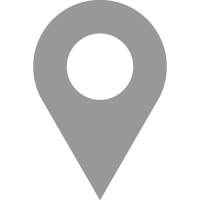
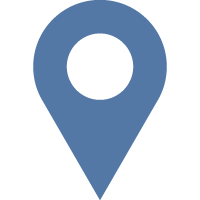
Comparing the layer stacks of the two 200×200 images. Changes:
pixels changed over (33, 0, 167, 200) (layer not identified)
